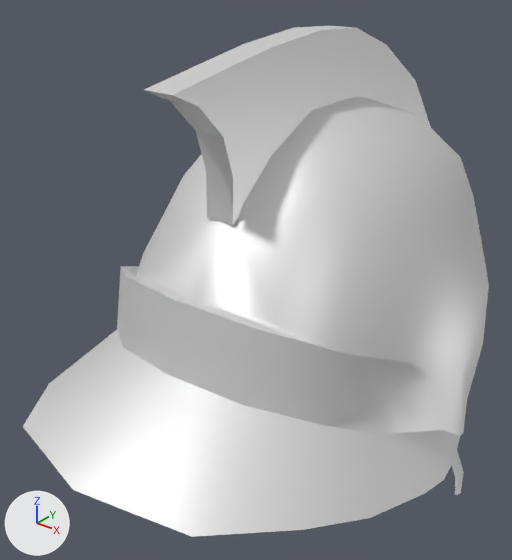
A saved change to the COLLADA model art/meshes/props/helmet/hele_thracian_b.dae.
The view is the same before and after, from a 50 mm lens placed at (0.474, -0.753, 0.852), pointed at (-0.04, -0.11, 0.453). Every picture has the same lights, and +X, +Y and +Z are marked at lower left. Vertices at the same position are counted once.

In view in the first picture: 'Hele_Thracian_A'.
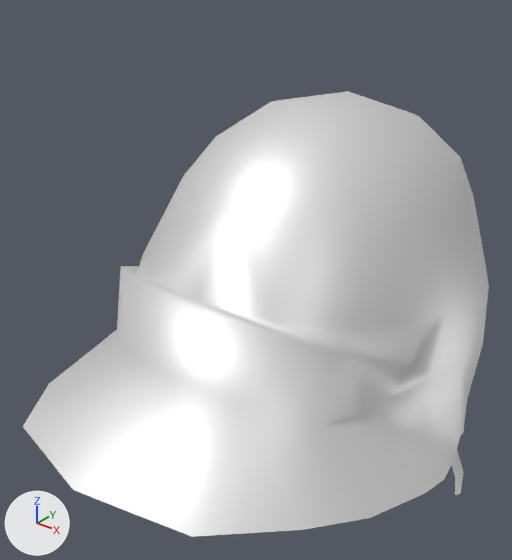
Boxes [x1, y1, x2, y2] around the edits, measured in the pictures (512 x 560 px):
'Hele_Thracian_A', reshaped (13% shorter): before [23, 26, 489, 537]; after [23, 91, 489, 537]
part 1 of me_esfera_083, deleted: before [144, 26, 431, 225]

Edits to the bpy script that builds the scene:
```text
Change me_esfera_083:
    used by ob_hele_thracian_a; location = (0.0, 0.0, 0.0)
    remove me_esfera_083.from_pydata(...)  # 234 vertices, 408 faces; spans x -0.247..0.247, y -0.446..0.263, z 0.103..0.759
    add me_esfera_083.from_pydata(...)  # 174 vertices, 310 faces; spans x -0.247..0.247, y -0.446..0.253, z 0.103..0.677
    me_esfera_083 part 1
    60 vertices are removed from x -0.019..0.019, y -0.302..0.263, z 0.41..0.759
    98 faces are deleted
```
